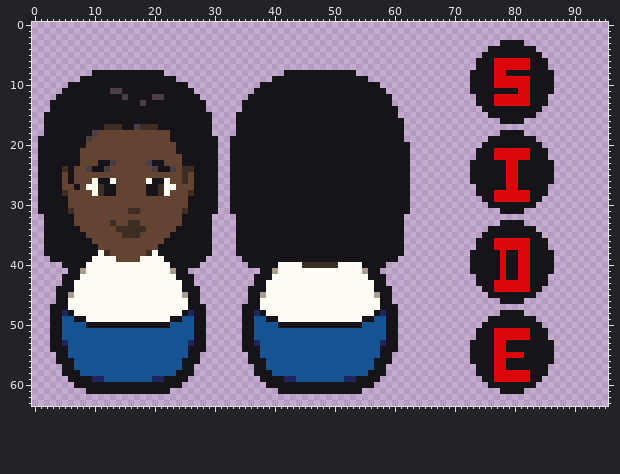
Two versions of one sprite sheet, godot/res/sprites/characters/sprite_avatar_W06.png. This is how it looked before the edit.
The file is 192x128 pixels, drawn in blocks of 2x2; one block is one cell here.
And afterwards:
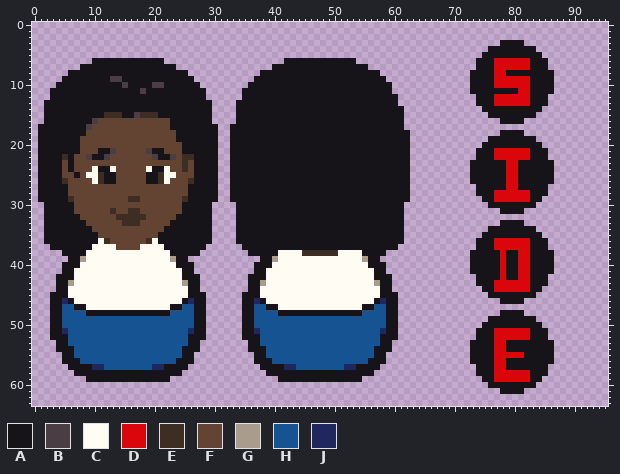
Palette (. is transparent): A #161419  B #4b3d44  C #fffcf4  D #db060b  E #3e2d22  F #634432  G #a99c8d  H #155392  J #20275f
The edit:
Changed rows in their new state; - is an unchanged pixel.
first column x 1:
 6 ---------AAAAAAAAAAAA--------------------AAAAAAAAAAAA---------
 7 -------AAAAAAAAAAAAAAAA----------------AAAAAAAAAAAAAAAA-------
 8 -----AAAA------------AAAA------------AAAA------------AAAA-----
 9 ----AAA-----BB---------AAA----------AAA----------------AAA----
10 ---AA---------B----BB----AA--------AA--------------------AA---
11 --AA--------AA---B--------AA------AA----------------------A---
12 --A-----------A----AA------A------A------------------------A--
13 -A---------------A----------A----A-------------------------A--
14 -A--------------------------A----A--------------------------A-
15 -----------EEE--BEEE----------------------------------------A-
16 ---------BFFFFFFFFFFFF----------------------------------------
17 A-------BFFFFFFFFFFFFF-------A--A-----------------------------
18 A-------FF------------F------A--A----------------------------A
19 -------FF-------------F--------------------------------------A
20 -------F---------------F--------------------------------------
21 ----------AAB-----BAA--F--------------------------------------
22 ----E-F-BAAB-------BAAB-EE------------------------------------
23 ----F-F---FFF-----FFF---EF------------------------------------
24 ----F---FC-AC-----CA-CF--F------------------------------------
25 -----FA-CCEAA-----AAECC-F-------------------------------------
26 ----EF----E-A-----A-E---FE------------------------------------
27 ----A-F-FFFFF-----FFFFF--A------------------------------------
28 ----A----FFFF-----FFFF---A------------------------------------
29 -----E---------EE-------E-------------------------------------
30 .----A------------------A----.--.----------------------------.
31 .----A------E-----------A----.--.----------------------------.
32 ------A------EEEEE-----A--------------------------------------
33 ------AA----F-E-------AA--------------------------------------
34 -------AA----FFFFF---AA---------------------------------------
35 --------AA----FFF---AA----------------------------------------
36 ---------ACE------ECA-----------------------------------------
37 -.-------CCCC----CCCC-------.----.--------------------------.-
38 -...----CC-CCCCCCCC-CC-----..----..-----CCCCEEEEEECCCC----...-
39 --...--GC----CCCC----CG--...------...--GCCCCCCCCCCCCCCG--...--
40 -------C--------------C---.--------.---C----CCCCCC----C-------
41 ----A-CC--------------CC-A----------A-CC--------------CC-A----
42 ---A--C----------------C--A--------A--C----------------C--A---
43 ---A-G------------------G-A--------A-G------------------G-A---
44 -----C------------------C------------C------------------C-----
45 --A--C------------------C--A------A--C------------------C--A--
46 --A-JA------------------AJ-A------A-JA------------------AJ-A--
47 ----HHAA--------------AAHH----------HHAA--------------AAHH----
48 ----HHHHAAAAAAAAAAAAAAHHHH----------HHHHAAAAAAAAAAAAAAHHHH----
49 ------HHHHHHHHHHHHHHHHHH--------------HHHHHHHHHHHHHHHHHH------
50 --------HHHHHHHHHHHHHH------------------HHHHHHHHHHHHHH--------
51 ----J--------------------J----------J--------------------J----
52 ----A--------------------A----------A--------------------A----
53 --.-A--------------------A-.------.-A--------------------A-.--
54 --.--A------------------A--.------.--A------------------A--.--
55 ---.-A------------------A-.--------.-A------------------A-.---
56 ---.--A----------------A--.--------.--A----------------A--.---
57 ----.-AAAJJ--------JJAAA-.----------.-AAAJJ--------JJAAA-.----
58 ----..-AAAAAAAAAAAAAAAA-..----------..-AAAAAAAAAAAAAAAA-..----
59 -----...-AAAAAAAAAAAA-...------------...-AAAAAAAAAAAA-...-----
60 ------..................--------------..................------
61 --------..............------------------..............--------
Boxes around the changes in both pictures, in picture pixels (x1, y1, x2, y2):
changed: (38, 58, 410, 394)
